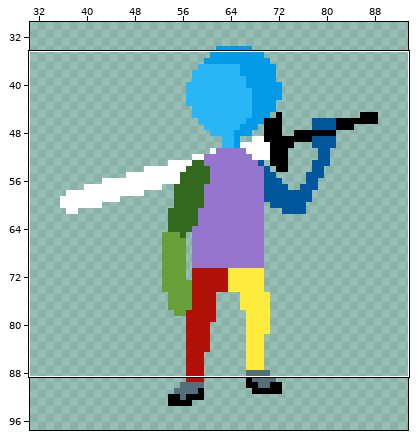
One commit to this pixel-art file: RPG Game/Assets/Art/Player/Sword/Idle/Player_Sword_Idle_Left.aseprite. Above, an overview of the earlier version with the close-up marked.
Close-up. First the earlier version:
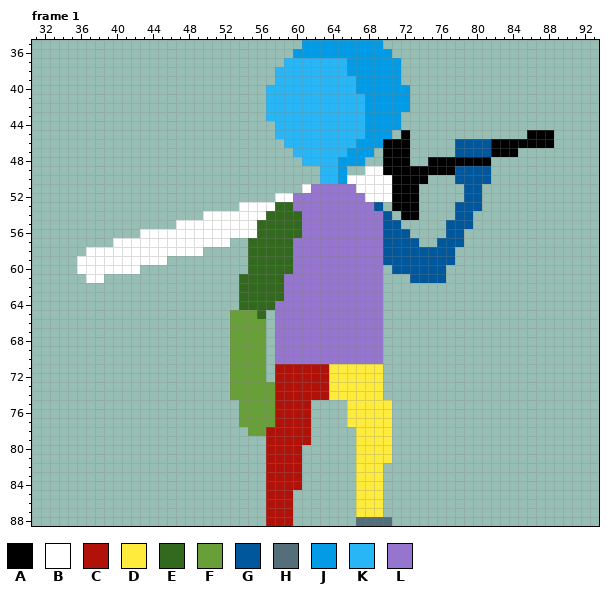
128x128 pixels, 8 frames. Shown: frame 1: x 31..93, y 35..88. The wide view leaves out empty margins. The commit also changed other frames or places, which this record leaves out.
Visible layers, top first: "Layer 7", "Layer 6", "Layer 5", "Layer 4", "Layer 3", "Layer 2", "Layer 1".
Palette (. is transparent): A #000000  B #ffffff  C #b0120a  D #ffeb3b  E #33691e  F #689f38  G #01579b  H #546e7a  J #039be5  K #29b6f6  L #9575cd
Pixels before, frame 1 (only the part around the change), first column x 31:
35 ..............................JJJJJJJJJ........................
36 .............................JJJJJJJJJJJ.......................
37 ............................KKKKKKKJJJJJJ......................
38 ...........................KKKKKKKKJJJJJJ......................
39 ...........................KKKKKKKKKJJJJJ......................
40 ..........................KKKKKKKKKKJJJJJJ.....................
41 ..........................KKKKKKKKKKKJJJJJ.....................
42 ..........................KKKKKKKKKKKJJJJJ.....................
43 ..........................KKKKKKKKKKKJJJJ......................
44 ...........................KKKKKKKKKKJJJJ......................
45 ...........................KKKKKKKKKKJJJ.A.............AAA.....
46 ............................KKKKKKKKJJJAAA.....GGGGAAAAAAA.....
47 .............................KKKKKKJJJ.AAA.....GGGGAAA.........
48 ..............................KKKKJJJ..AAA..AAAAAAA............
49 ................................KKJ..BBAAAAAAAAGGGG............
50 ................................KKJBBBBBAAAA...GGGG............
51 ..............................BLLLLLBBBBAAA.....GG.............
52 ...........................BBLLLLLLLLBBBAAA.....GG.............
53 .......................BBBBEELLLLLLLLLG.AAA....GGG.............
54 ...................BBBBBBBEEEELLLLLLLLLG.AA....GG..............
55 ................BBBBBBBBBEEEEELLLLLLLLLGG.....GGG..............
56 ............BBBBBBBBBBBBBEEEEELLLLLLLLLGGG....GG...............
57 .........BBBBBBBBBBBBB..EEEEELLLLLLLLLLGGGG..GGG...............
58 ......BBBBBBBBBBBBB.....EEEEELLLLLLLLLLGGGGGGGG................
59 .....BBBBBBBBBB.........EEEEELLLLLLLLLLGGGGGGGG................
60 .....BBBBBBB............EEEEELLLLLLLLLL.GGGGGG.................
61 ......BB...............EEEEELLLLLLLLLLL...GGGG.................
62 .......................EEEEELLLLLLLLLLL........................
63 .......................EEEEELLLLLLLLLLL........................
64 .......................EEEELLLLLLLLLLLL........................
65 ......................FFFE.LLLLLLLLLLLL........................
66 ......................FFFF.LLLLLLLLLLLL........................
67 ......................FFFF.LLLLLLLLLLLL........................
68 ......................FFFF.LLLLLLLLLLLL........................
69 ......................FFFF.LLLLLLLLLLLL........................
70 ......................FFFF.LLLLLLLLLLLL........................
71 ......................FFFF.CCCCCCDDDDDD........................
72 ......................FFFF.CCCCCCDDDDDD........................
73 ......................FFFFFCCCCCCDDDDDD........................
74 ......................FFFFFCCCCCCDDDDDD........................
75 .......................FFFFCCCC....DDDDD.......................
76 .......................FFFFCCCC....DDDDD.......................
77 .......................FFFFCCCC....DDDDD.......................
78 ........................FFCCCCC.....DDDD.......................
79 ..........................CCCCC.....DDDD.......................
80 ..........................CCCC......DDDD.......................
81 ..........................CCCC......DDDD.......................
82 ..........................CCCC......DDD........................
83 ..........................CCCC......DDD........................
84 ..........................CCCC......DDD........................
85 ..........................CCC.......DDD........................
86 ..........................CCC.......DDD........................
87 ..........................CCC.......DDD........................
88 ..........................CCC.......HHHH.......................
And afterwards:
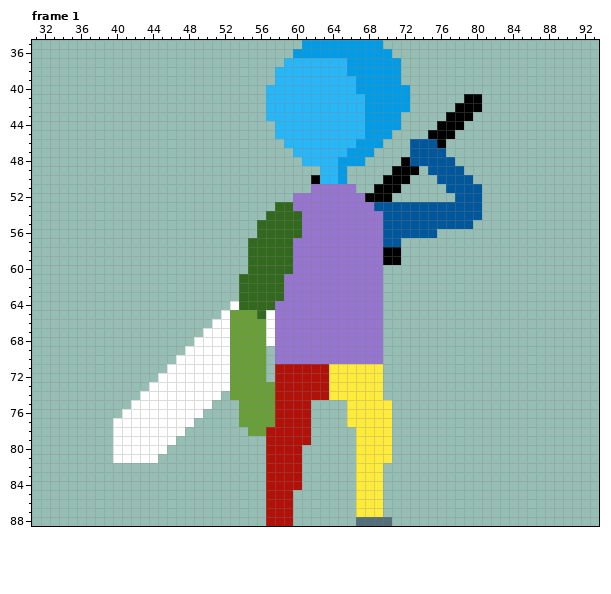
Log entry: Updated Down and Left Idle Animations
Change:
Frame 1, layers "Blue Arm", "Sword":
Colour A is added in row 41 at x 79 to 80; in row 42 at x 78 to 80; in row 43 at x 77 to 79; in row 44 at x 76 to 78; in row 45 at x 75 to 77; in row 46 at x 76.
Colour A is added in row 50 at x 62.
Colour A replaces colour B in row 50 at x 70; in row 51 at x 69 to 70; in row 52 at x 68 to 70.
Colour A replaces colour G in rows 58 to 59 at x 70 to 71.
Colour B is added in row 64 at x 53; in row 65 at x 52 and 57; in row 66 at x 51 to 52 and 57; in row 67 at x 50 to 52 and 57; in row 68 at x 49 to 52 and 57; in row 69 at x 48 to 52.
Colour B is added in row 70 at x 47 to 52; in row 71 at x 46 to 52; in row 72 at x 45 to 52; in row 73 at x 44 to 52; in row 74 at x 43 to 51; in row 75 at x 42 to 50.
Colour B is added in row 76 at x 41 to 49; in row 77 at x 40 to 48; in row 78 at x 40 to 47; in row 79 at x 40 to 46; in row 80 at x 40 to 45; in row 81 at x 40 to 44.
Colour G is added in row 46 at x 73 to 75; in row 47 at x 73 to 76; in row 48 at x 73 to 74; in row 50 at x 76 to 77; in row 51 at x 77 to 78; in row 52 at x 78.
Colour G is added in row 53 at x 70 and 74 to 77; in row 54 at x 71, 74 to 77 and 80; in row 55 at x 72 to 76; in row 56 at x 73 to 75.
Colour G replaces colour A in rows 48 to 49 at x 75 to 77; in row 53 at x 71 to 73; in row 54 at x 72 to 73.
Colour A is removed in row 45 at x 72 and 86 to 88; in row 46 at x 70 to 72 and 82 to 88; in row 47 at x 70 to 72 and 82 to 84; in row 48 at x 70 to 71 and 78 to 81; in row 49 at x 70 and 74; in row 50 at x 73 to 74.
Colour A is removed in row 51 at x 72 to 73; in row 52 at x 71 to 73.
Colour B is removed in row 49 at x 68 to 69; in row 50 at x 66 to 69; in row 51 at x 61 and 67 to 68; in row 52 at x 58 to 59; in row 53 at x 54 to 57; in row 54 at x 50 to 56.
Colour B is removed in row 55 at x 47 to 55; in row 56 at x 43 to 55; in row 57 at x 40 to 52; in row 58 at x 37 to 49; in row 59 at x 36 to 45; in row 60 at x 36 to 42.
Colour B is removed in row 61 at x 37 to 38.
Colour G is removed in rows 46 to 47 at x 78 to 81; in row 49 at x 79 to 81; in row 50 at x 80 to 81; in row 56 at x 77 to 78; in row 57 at x 72 to 73 and 76 to 78; in rows 58 to 59 at x 72 to 77.
Colour G is removed in row 60 at x 71 to 76; in row 61 at x 73 to 76.
Changed places in both close-ups, as pixel boxes (x1, y1, x2, y2):
changed: (77, 94, 554, 283)
added: (113, 301, 275, 463)
